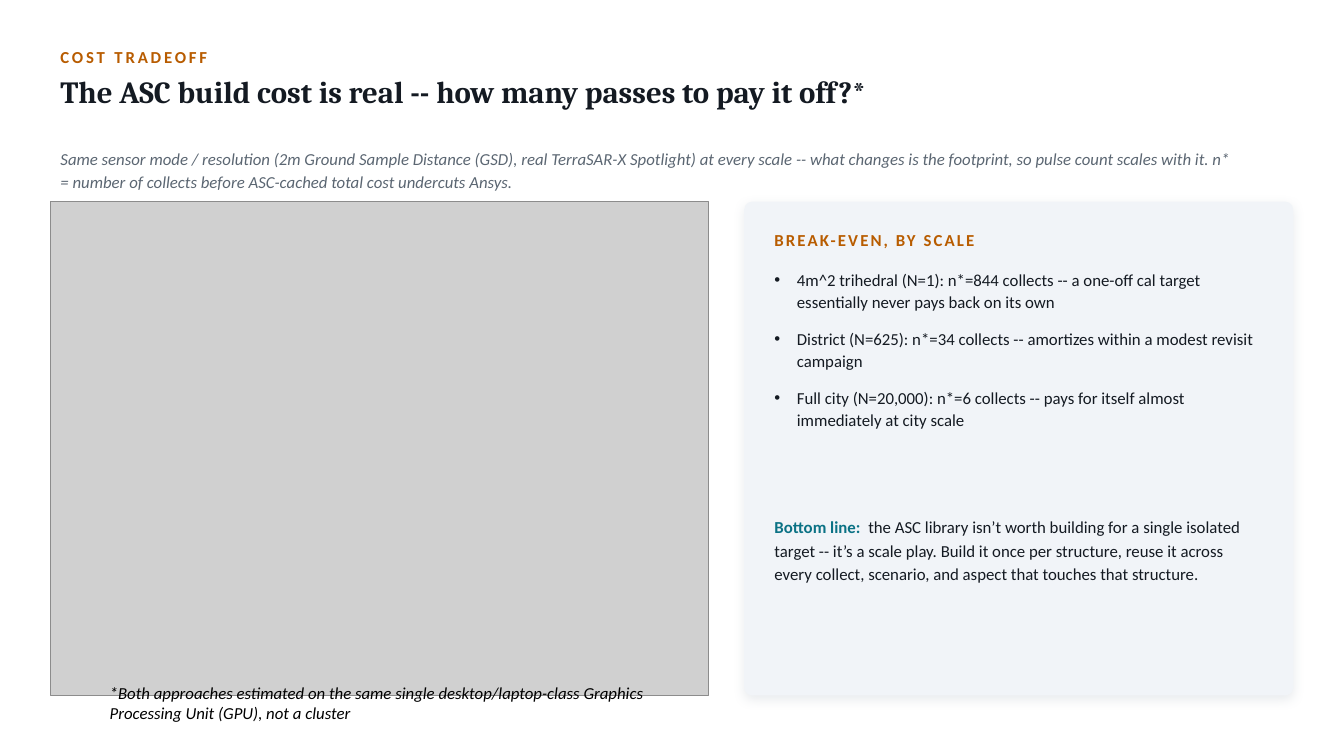
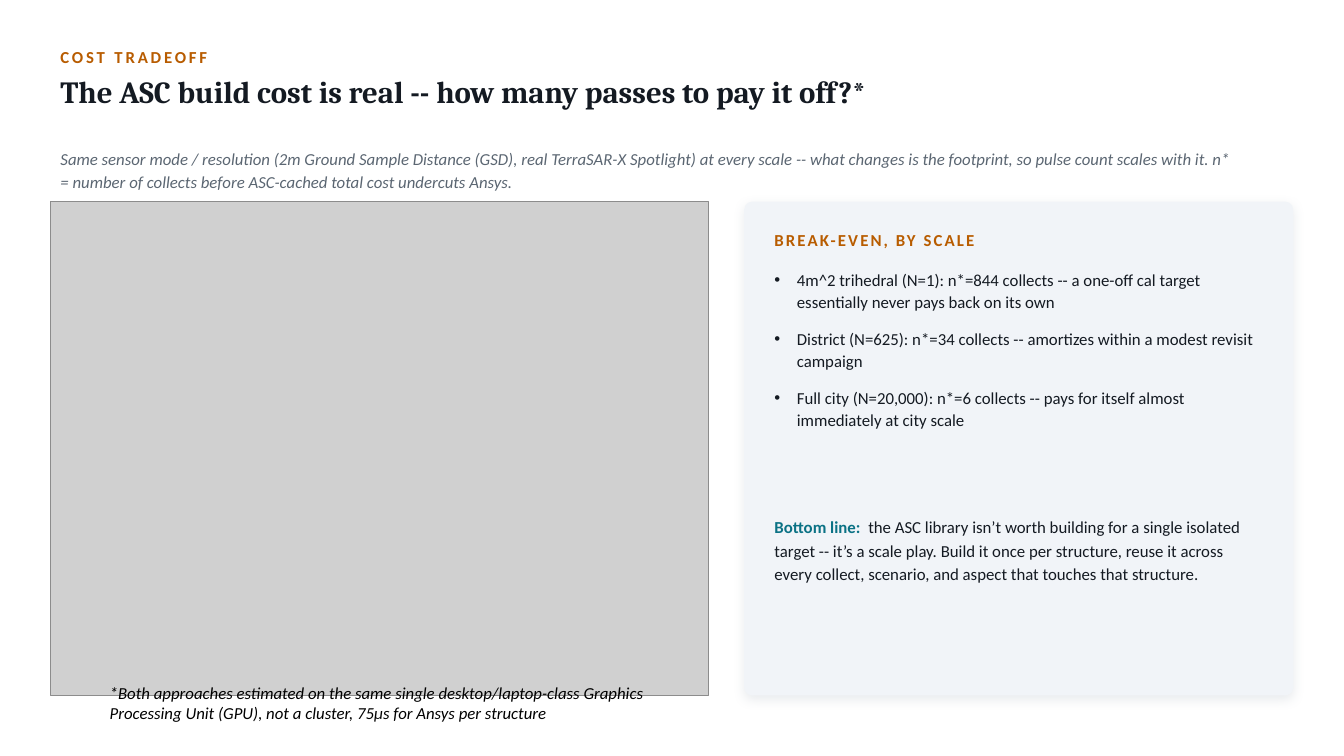
Before and after one commit to dphilli1-00/portfolio, a slide deck: slide 7 of beyond SARCASTIC.pptx. Drawn at 1344x756 pixels with LibreOffice and Linux fonts; fonts in the diff are those of the drawing; grey boxes stand for pictures. Boxes give left, top, right and bottom in pixels: in the first picture for what was removed or moved away, otherwise in the second. Text is boxed around its words. In the diff, an @@ line names an element or a change of style, - is before the commit and + after.

```diff
--- a/beyond SARCASTIC.pptx
+++ b/beyond SARCASTIC.pptx
@@ text at <box>110,687,644,722</box>: text changed @@
-*Both approaches estimated on the same single desktop/laptop-class Graphics Processing Unit (GPU), not a cluster
+*Both approaches estimated on the same single desktop/laptop-class Graphics Processing Unit (GPU), not a cluster, 75µs for Ansys per structure
```
Also in this commit, not shown: 9 other slides changed, 2 slides added, 19 other files.
